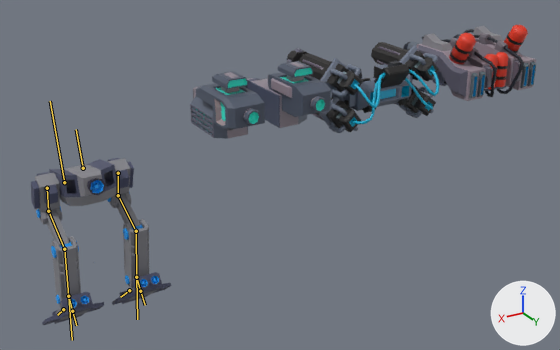
The FBX model Assets/04.Models/Robot.fbx as it was, and as the next commit left it.
Camera for both pictures: a 50 mm camera at (12.1, 43.2, 24.6) aimed at (-14.0, -0.4, 2.8). The lights are fixed; the arrows at lower right show +X, +Y and +Z. Both versions are drawn at frame 6 of the action 'Armature.001|Fly'; the numbers are the values there. The bones that bend it are drawn over the model as lines.

Objects in the first picture: 'Legs', 'Weapon_1', 'Weapon_2', 'Weapon_3'.
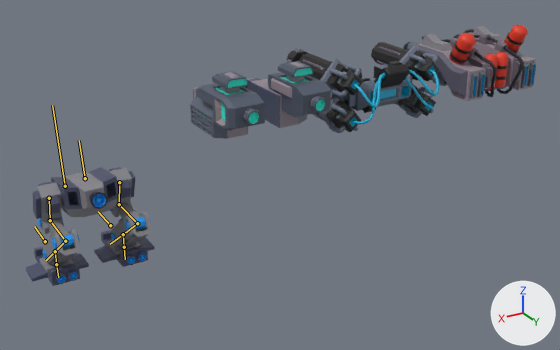
What differs and where, as boxes (x1, y1, x2, y2) in the pictures (560 x 350 px):
'Legs', posed (7% narrower, 29% shorter): before (31, 158, 171, 325); after (25, 167, 155, 286)
bone 'LegLHandle', root to tip: before (63, 309) to (57, 315); after (45, 241) to (34, 226)
bone 'LegRHandle', root to tip: before (129, 290) to (120, 297); after (110, 225) to (98, 211)
bone 'Bone', root to tip: before (64, 182) to (50, 101); after (65, 186) to (52, 105)
bone 'LegL.001', root to tip: before (47, 188) to (48, 211); after (49, 198) to (50, 220)
bone 'LegL.002', root to tip: before (48, 211) to (64, 249); after (50, 220) to (65, 241)
bone 'LegL.003', root to tip: before (64, 249) to (68, 296); after (65, 241) to (55, 251)
bone 'LegR.001', root to tip: before (118, 173) to (118, 195); after (119, 182) to (119, 204)
bone 'LegR.002', root to tip: before (118, 195) to (136, 231); after (119, 204) to (137, 223)
bone 'LegR.003', root to tip: before (136, 231) to (136, 277); after (137, 223) to (123, 234)

What the commit changed:
Bone 'LegLHandle' (bone_leglhandle) moves from (-3.62, -2.77, 0.0) to (0.0, 0.0, 0.0).
Bone 'LegLHandle' (bone_leglhandle) turns from (0, 0, 38) to (0, 0, 0) degrees about its own x, y and z.
Bone 'LegRHandle' (bone_legrhandle) moves from (-3.62, -2.77, 0.0) to (0.0, 0.0, 0.0).
Bone 'LegRHandle' (bone_legrhandle) turns from (0, 0, 38) to (0, 0, 0) degrees about its own x, y and z.
Bone 'Bone' (bone_bone) moves from (0.0, -1.48, 0.0) to (0.0, -1.72, 0.0).
Bone 'Bone' (bone_bone) turns from (13, 0, 0) to (8, 0, 0) degrees about its own x, y and z.
Bone 'LegL.001' (bone_legl_001) turns from (-2, 0, 0) to (2, 0, 0) degrees about its own x, y and z.
Bone 'LegL.002' (bone_legl_002) turns from (-19, 0, 0) to (6, 0, 0) degrees about its own x, y and z.
Bone 'LegL.003' (bone_legl_003) turns from (49, 0, 0) to (-22, 0, 0) degrees about its own x, y and z.
Bone 'LegR.001' (bone_legr_001) turns from (-2, 0, 0) to (2, 0, 0) degrees about its own x, y and z.
Bone 'LegR.002' (bone_legr_002) turns from (-19, 0, 0) to (6, 0, 0) degrees about its own x, y and z.
Bone 'LegR.003' (bone_legr_003) turns from (49, 0, 0) to (-22, 0, 0) degrees about its own x, y and z.
